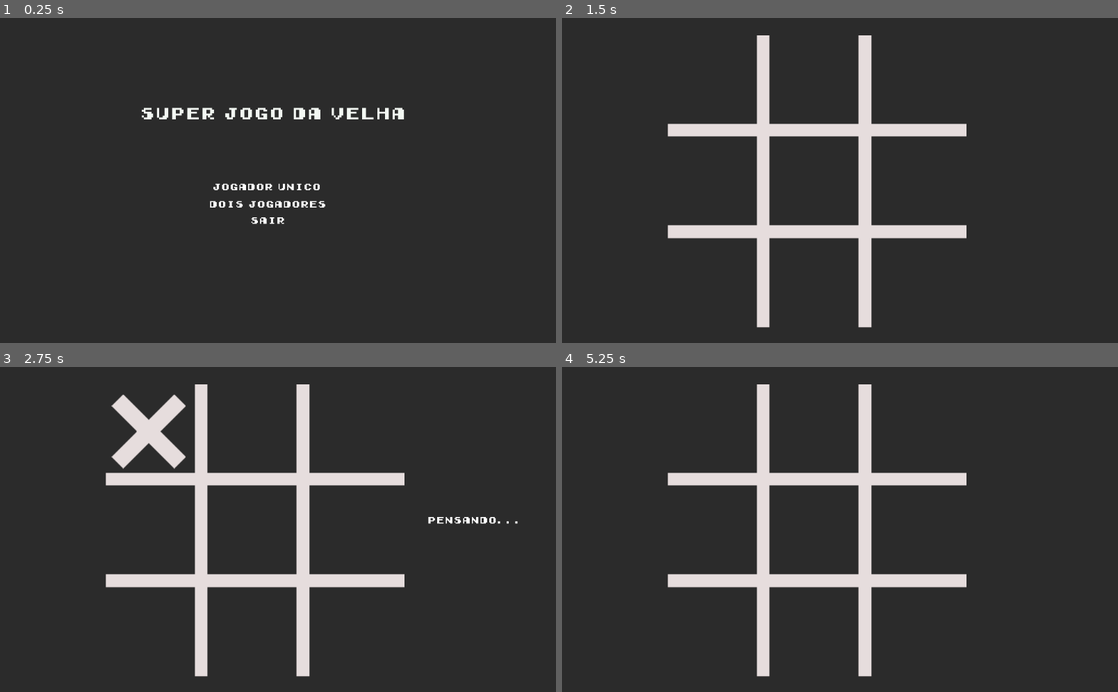
Above: before the commit, frames 1-4 (two rows, left to right).
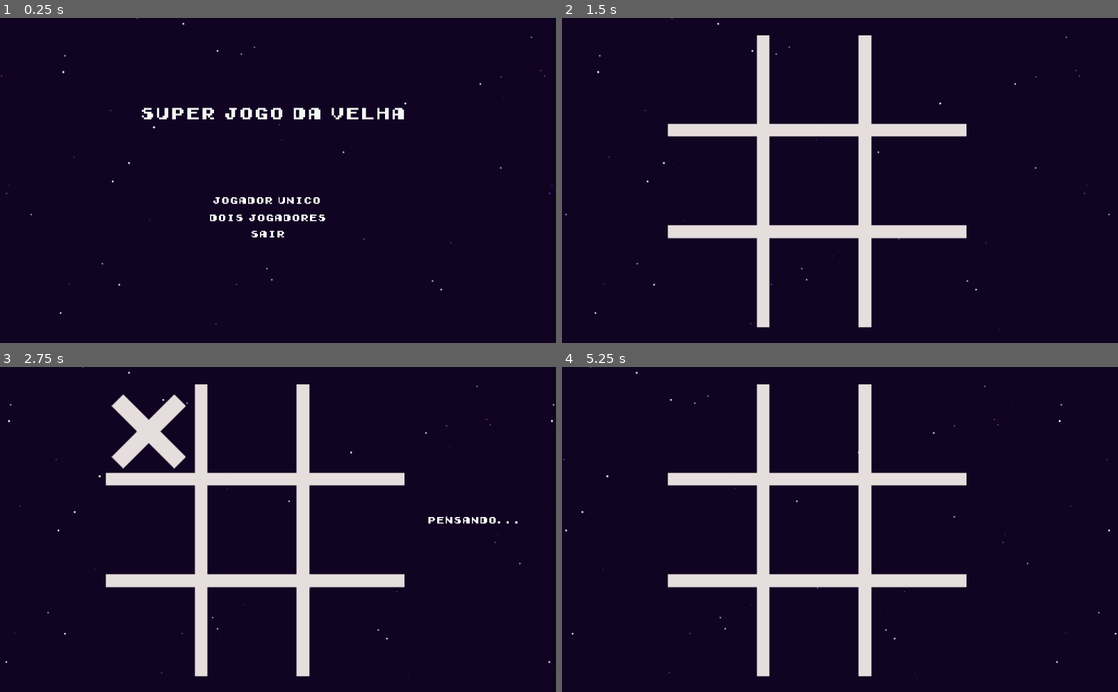
Above: after the commit, the same moments.

Repository: jdorres/espjogos2022-tic-tac-toe
Game: Godot game, scene res://Scenes/GameManager.tscn
The game is run twice, just before and just after one commit, with the same random seed, the same clock (stepped at 60 frames per second) and the same inputs.
Inputs (mouse positions are in pixels of both pictures, inside the frame that each line leads up to):
- Up to frame 1 (0.25 s): no input
- Up to frame 2 (1.5 s): click "Jogador Unico" at 0.5 s; click "Facil" at 1.25 s
- Up to frame 3 (2.75 s): move the mouse to (150, 432) at 2.02 s; click (150, 432) at 2.17 s
- Up to frame 4 (5.25 s): move the mouse to (817, 428) at 2.77 s; click (817, 428) at 2.92 s; move the mouse to (917, 432) at 3.52 s; click (917, 432) at 3.67 s; move the mouse to (712, 529) at 4.27 s; click (712, 529) at 4.42 s; click "Jogar novamente" at 5 s

The runs differ from the first frame. In frame 1, 99% of the frame differs, in the area x 0-100%, y 0-100%; in frame 2, 92%; in frame 3, 90%; in frame 4, 92%.

Commit message:
correção commit anterior

Diff:
--- a/Scenes/GameManager.tscn
+++ b/Scenes/GameManager.tscn
@@ -18,9 +18,21 @@
 [ext_resource path="res://Audio/player_selects__gameaudio__click-basic.wav" type="AudioStream" id=16]
 [ext_resource path="res://Audio/game_ends2_456966__funwithsound__success-fanfare-trumpets.mp3" type="AudioStream" id=17]
 [ext_resource path="res://Audio/game_ends_lose_98874__robinhood76__01850-cartoon-dissapoint.wav" type="AudioStream" id=18]
+[ext_resource path="res://Sprites/background-1280.jpg" type="Texture" id=19]
+[ext_resource path="res://Scripts/ParallaxBackground.gd" type="Script" id=20]
 
 [node name="GameManager" type="Node2D"]
 script = ExtResource( 8 )
+
+[node name="ParallaxBackground" type="ParallaxBackground" parent="."]
+script = ExtResource( 20 )
+
+[node name="ParallaxLayer" type="ParallaxLayer" parent="ParallaxBackground"]
+motion_mirroring = Vector2( 1000, 0 )
+
+[node name="Sprite" type="Sprite" parent="ParallaxBackground/ParallaxLayer"]
+position = Vector2( 531, 294 )
+texture = ExtResource( 19 )
 
 [node name="BoardManager" type="Node2D" parent="."]
 visible = false
@@ -160,25 +172,25 @@
 
 [node name="SinglePlayerButton" type="Button" parent="MainMenu"]
 margin_left = 377.0
-margin_top = 159.0
+margin_top = 184.0
 margin_right = 603.0
-margin_bottom = 179.0
+margin_bottom = 204.0
 theme = ExtResource( 10 )
 text = "Jogador Unico"
 
 [node name="MultiplayerButton" type="Button" parent="MainMenu"]
 margin_left = 379.0
-margin_top = 191.0
+margin_top = 216.0
 margin_right = 605.0
-margin_bottom = 211.0
+margin_bottom = 236.0
 theme = ExtResource( 10 )
 text = "Dois Jogadores"
 
 [node name="QuitButton" type="Button" parent="MainMenu"]
 margin_left = 379.0
-margin_top = 221.0
+margin_top = 246.0
 margin_right = 605.0
-margin_bottom = 241.0
+margin_bottom = 266.0
 theme = ExtResource( 10 )
 text = "Sair"
 
--- /dev/null
+++ b/Scripts/ParallaxBackground.gd
@@ -0,0 +1,5 @@
+extends ParallaxBackground
+
+
+func _process(delta):
+	scroll_base_offset -= Vector2(40, 0) * delta
Not shown: 1 places in Scenes/GameManager.tscn that only renumber resources
